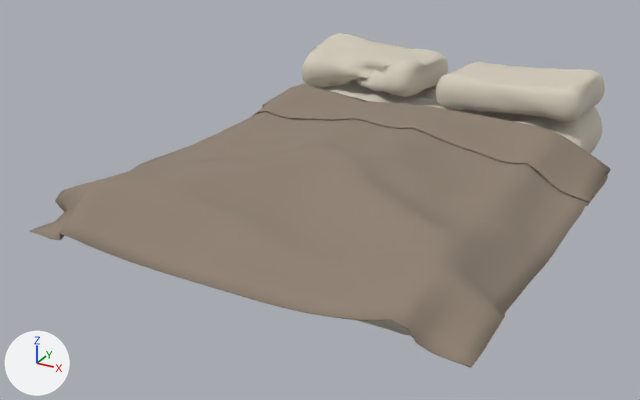
Before and after pictures for a commit that changed the glTF model assets/props/quarters/bed_soft.glb.
Both versions are drawn from a camera (50 mm lens) standing at (1.4, -3.01, 1.89) and looking at (-0.12, -0.24, 0.5). Lighting does not change. The marker at lower left points along +X, +Y and +Z. The older version comes first. Vertices at exactly the same position are counted once.

Objects in the first picture: 'Mattress', 'Pillow_L', 'Pillow_R', 'Quilt'.
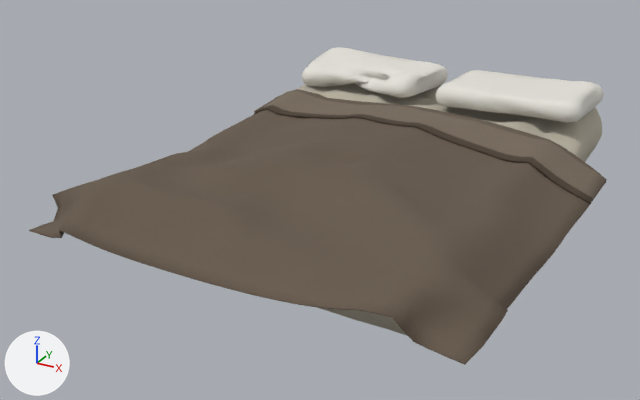
Diff of the bpy script that builds the scene:
```diff
--- a/assets/props/quarters/bed_soft.glb.py
+++ b/assets/props/quarters/bed_soft.glb.py
@@ img_woolbinding_weave @@
+img_woolbinding_weave = load_image('woolbinding_weave', '_unpacked/woolbinding_weave', 768, 768, 'sRGB')
@@ img_wool_weave_normal @@
+img_wool_weave_normal = load_image('wool_weave_normal', '_unpacked/wool_weave_normal', 768, 768, 'Non-Color')
@@ img_woolcuff_weave @@
+img_woolcuff_weave = load_image('woolcuff_weave', '_unpacked/woolcuff_weave', 768, 768, 'sRGB')
@@ img_wovenwool_weave @@
+img_wovenwool_weave = load_image('wovenwool_weave', '_unpacked/wovenwool_weave', 768, 768, 'sRGB')
@@ mat_wovenwool @@
 n0 = _N.new('ShaderNodeBsdfPrincipled'); n0.name = 'Principled BSDF'
-n0.inputs[0].default_value = (0.28, 0.225, 0.175, 1.0)  # 'Base Color', brown #908274
 n0.inputs[2].default_value = 0.95  # 'Roughness'
 n1 = _N.new('ShaderNodeOutputMaterial'); n1.name = 'Material Output'
+n2 = _N.new('ShaderNodeTexImage'); n2.name = 'Image Texture'
+n2.image = img_wovenwool_weave
+n3 = _N.new('ShaderNodeNormalMap'); n3.name = 'Normal Map'
+n3.uv_map = 'UVMap'
+n4 = _N.new('ShaderNodeTexImage'); n4.name = 'Image Texture.001'
+n4.image = img_wool_weave_normal
 _L.new(n0.outputs[0], n1.inputs[0])  # 'BSDF' to 'Surface'
+_L.new(n2.outputs[0], n0.inputs[0])  # 'Color' to 'Base Color'
+_L.new(n3.outputs[0], n0.inputs[5])  # 'Normal' to 'Normal'
+_L.new(n4.outputs[0], n3.inputs[1])  # 'Color' to 'Color'
@@ mat_woolbinding @@
+mat_woolbinding = bpy.data.materials.new('WoolBinding')
+# uses the picture img_wool_weave_normal
+# uses the picture img_woolbinding_weave
@@ mat_woolcuff @@
+mat_woolcuff = bpy.data.materials.new('WoolCuff')
+# uses the picture img_wool_weave_normal
+# uses the picture img_woolcuff_weave
@@ me_pillow_l @@
 # used by ob_pillow_l; location = (0.0, 0.0, 0.0)
-me_pillow_l.from_pydata(...)  # 418 vertices, 832 faces; spans x -0.683..-0.033, y 0.479..0.898, z 0.686..0.881
+me_pillow_l.from_pydata(...)  # 418 vertices, 832 faces; spans x -0.683..-0.033, y 0.479..0.898, z 0.691..0.811
+# me_pillow_l part 1: the whole mesh is scaled about its middle by (1, 1, 0.618), then moved by (0.0, 0.0, -0.033)
 me_pillow_l.materials.append(mat_cottonpillow)
@@ me_pillow_r @@
 # used by ob_pillow_r; location = (0.0, 0.0, 0.0)
-me_pillow_r.from_pydata(...)  # 418 vertices, 832 faces; spans x 0.024..0.688, y 0.473..0.928, z 0.672..0.864
+me_pillow_r.from_pydata(...)  # 418 vertices, 832 faces; spans x 0.024..0.688, y 0.473..0.928, z 0.687..0.807
+# me_pillow_r part 2: the whole mesh is scaled about its middle by (1, 1, 0.626), then moved by (0.0, 0.0, -0.021)
 me_pillow_r.materials.append(mat_cottonpillow)
@@ me_quilt @@
 # used by ob_quilt; location = (0.0, 0.0, 0.0)
-me_quilt.from_pydata(...)  # 2904 vertices, 5804 faces; spans x -0.84..0.83, y -1.12..0.47, z 0.53..0.76
+me_quilt.from_pydata(...)  # 2904 vertices, 5804 faces; spans x -0.83..0.83, y -1.12..0.4, z 0.54..0.74
+# me_quilt part 3: 2492 of 2904 vertices moved; they spanned x -0.84..0.83, y -1.12..0.47, z 0.53..0.76 and now span x -0.83..0.83, y -1.12..0.4, z 0.54..0.74; mean shift (0.0, 0.0, 0.0); largest move (0.81, 0.32, 0.55) -> (0.79, -1.11, 0.56)
+# me_quilt part 4: 5240 kept faces spanning x -0.83..0.83, y -1.12..0.4, z 0.54..0.74 get new texture (UV) coordinates
+# me_quilt part 5: 384 faces spanning x -0.81..0.83, y 0.16..0.32, z 0.55..0.73 switch from mat_wovenwool (brown #908274) to mat_woolcuff
+# me_quilt part 6: 64 faces spanning x -0.81..0.83, y 0.11..0.12, z 0.55..0.74 switch from mat_wovenwool (brown #908274) to mat_woolbinding
```

What differs and where, as boxes (x1, y1, x2, y2) in the pictures (640 x 400 px; the box of a moved part takes in the faces that stretch with it):
'Quilt', surface changed, reshaped: before (30, 84, 611, 368); after (29, 89, 607, 365)
'Pillow_R', moved, rescaled (11% shorter): before (436, 62, 605, 122); after (435, 70, 604, 123)
'Pillow_L', moved, rescaled (20% shorter): before (302, 33, 448, 97); after (302, 47, 448, 98)
part 3 of me_quilt, moved or reshaped: before (30, 87, 611, 368); after (29, 89, 607, 365)
part 4 of me_quilt, surface changed: (30, 90, 606, 364) in both
part 5 of me_quilt, recoloured: before (262, 84, 610, 192); after (259, 94, 603, 198)
part 6 of me_quilt, recoloured: (257, 109, 582, 199) in both
